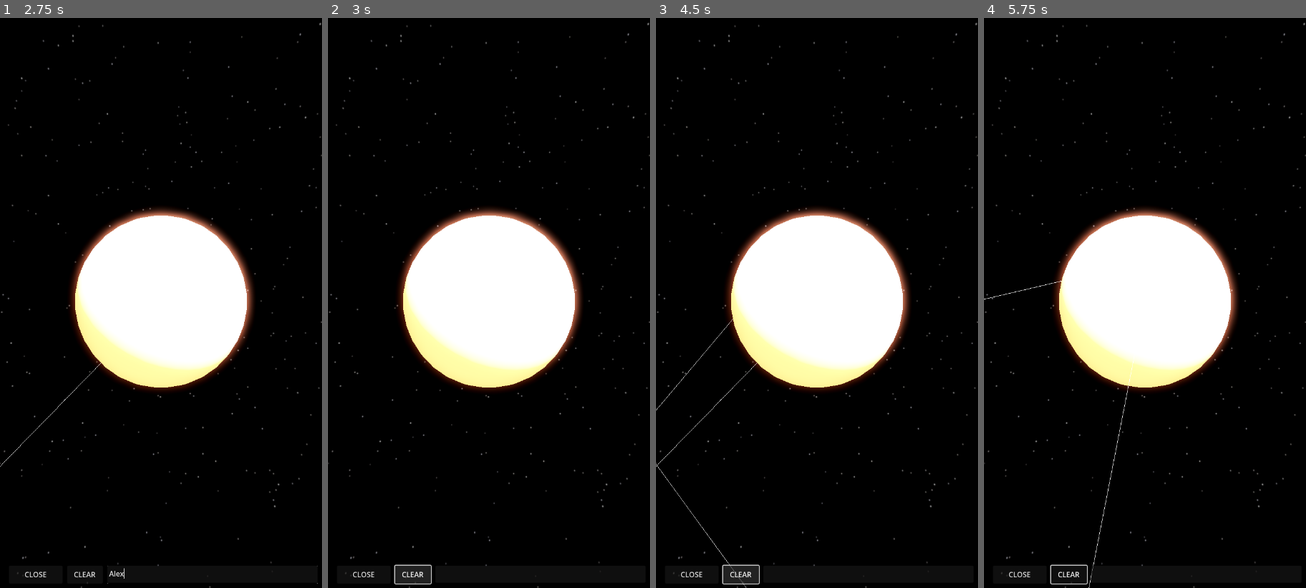
Above: before the commit, frames 1-4 (left to right).
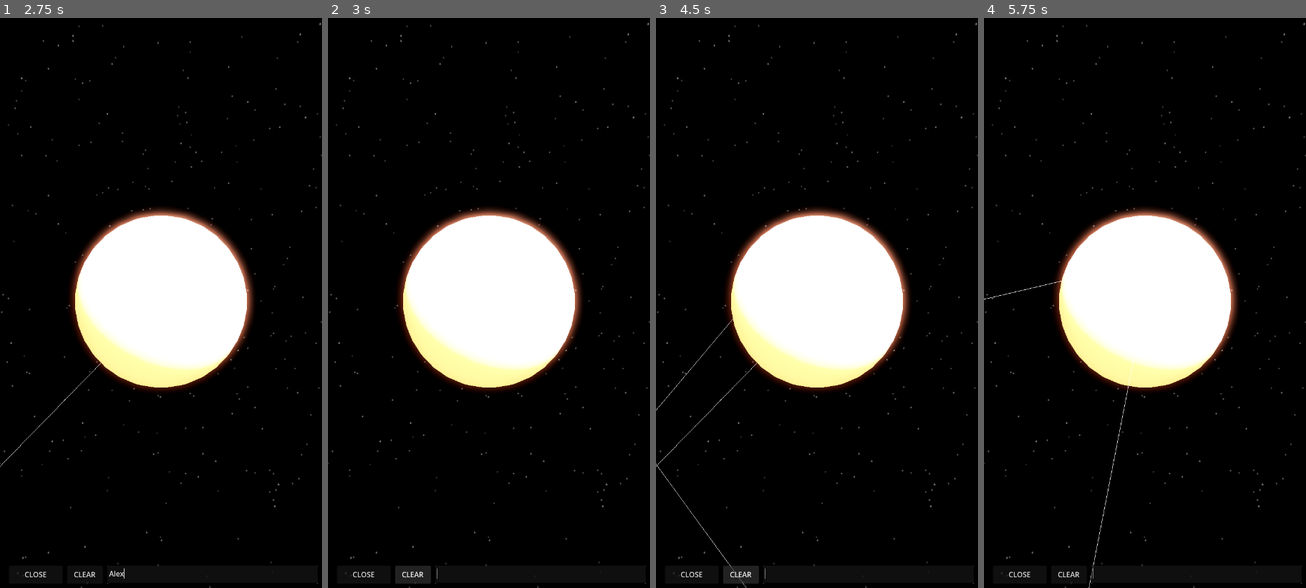
Above: after the commit, the same moments.

Repository: 0-5788719150923125/praxis
Game: Godot game, scene res://scenes/first_run.tscn
The game is run twice, just before and just after one commit, with the same random seed, the same clock (stepped at 60 frames per second) and the same inputs.
Inputs (mouse positions are in pixels of both pictures, inside the frame that each line leads up to):
- Up to frame 1 (2.75 s): click "DEMO" at 0.5 s; click "OPEN" at 1.25 s; click (212, 576) at 2.02 s; type "Alex" at 2.1 s
- Up to frame 2 (3 s): click "CLEAR" at 2.75 s
- Up to frame 3 (4.5 s): click "CLEAR" at 3.5 s; click "CLEAR" at 4.25 s
- Up to frame 4 (5.75 s): tap Enter at 5, 5.1 s; move the mouse to (1215, 274) at 5.02 s; click (1215, 274) at 5.17 s

Frame 1 is identical in both runs. In frame 2, less than 0.1% of the frame differs, in the area x 20-99%, y 95-100%; in frame 3, less than 0.1%; in frame 4, less than 0.1%.

Commit message:
remove unused code

Diff:
--- a/axis/scenes/chat_interface.tscn
+++ b/axis/scenes/chat_interface.tscn
@@ -20,7 +20,7 @@
 anchor_bottom = 1.0
 grow_horizontal = 2
 grow_vertical = 2
-mouse_filter = 2
+mouse_filter = 1
 
 [node name="ScrollContainer" type="ScrollContainer" parent="UIRoot"]
 layout_mode = 1
@@ -30,7 +30,6 @@
 offset_bottom = -60.0
 grow_horizontal = 2
 grow_vertical = 2
-mouse_filter = 2
 
 [node name="MessageContainer" type="VBoxContainer" parent="UIRoot/ScrollContainer"]
 layout_mode = 2
@@ -65,6 +64,7 @@
 [node name="HTTPRequest" type="HTTPRequest" parent="UIRoot"]
 
 [node name="ToggleButton" type="Button" parent="."]
+z_index = 1
 anchors_preset = 2
 anchor_top = 1.0
 anchor_bottom = 1.0
--- a/axis/scripts/chat_interface.gd
+++ b/axis/scripts/chat_interface.gd
@@ -2,13 +2,13 @@
 
 var message_scene = preload("res://scenes/message.tscn")
 var prompt_manager = PromptManager.new()
-var is_keyboard_visible: bool = false
 var initial_viewport_height: float = 0.0
-var ignore_next_focus_exited: bool = false
-
-var previous_keyboard_height: int = 0  # New variable
-var keyboard_height: int = 0  # New variable
-var is_toggling: bool = false  # Add this at the top of your script
+
+var keyboard_height: int = 0
+
+# Variables to store layout values
+var base_button_height: int
+var base_input_margin: int
 
 # UI scaling constants
 const MIN_BUTTON_HEIGHT = 70
@@ -42,15 +42,40 @@
 	_setup_layout()
 	_apply_platform_scaling()
 	hide_chat_interface()
-	# Set mouse_filter properties
-	scroll_container.mouse_filter = Control.MOUSE_FILTER_PASS
-	message_container.mouse_filter = Control.MOUSE_FILTER_IGNORE
-	ui_root.mouse_filter = Control.MOUSE_FILTER_PASS  # Ensure root passes events
-	#scroll_container.scroll_v_smoothing_enabled = true
-	#scroll_container.scroll_v_smoothing = 0.2  # Adjust smoothing factor as needed
-	#scroll_container.scroll_v_visible = false
-	toggle_button.z_index = 1
-	background_touch.z_index = 0
+
+func _process(_delta: float) -> void:
+	if OS.has_feature("mobile") and ui_root.visible:
+		keyboard_height = DisplayServer.virtual_keyboard_get_height()
+		_update_input_position(keyboard_height)
+
+func _update_input_position(keyboard_visible: bool):
+	var offset = keyboard_height + 50
+	_update_layout_positions(base_button_height, base_input_margin, offset)
+
+func _initialize_components():
+	initial_viewport_height = get_viewport().get_visible_rect().size.y
+	input_field.wrap_mode = TextEdit.LINE_WRAPPING_BOUNDARY
+	input_field.scroll_fit_content_height = true
+	background_touch.mouse_filter = Control.MOUSE_FILTER_IGNORE
+
+func _setup_signals():
+	http_request.request_completed.connect(_on_request_completed)
+	get_tree().root.size_changed.connect(_on_window_resize)
+	input_field.gui_input.connect(_on_input_gui_input)
+	clear_button.pressed.connect(_on_clear_button_pressed)
+	toggle_button.pressed.connect(_on_toggle_button_pressed)
+	scroll_container.gui_input.connect(_on_scroll_container_gui_input)
+
+func _setup_layout():
+	var is_mobile = OS.has_feature("mobile")
+	var base_button_height = MIN_BUTTON_HEIGHT if is_mobile else 40
+	var base_input_margin = 20 if is_mobile else 10
+
+	# Store these as instance variables for use in _update_input_position
+	self.base_button_height = base_button_height
+	self.base_input_margin = base_input_margin
+
+	_update_layout_positions(base_button_height, base_input_margin)
 
 func _create_base_theme():
 	# Create a base theme that will be used throughout the interface
@@ -107,26 +132,6 @@
 		control.add_theme_font_size_override("italic_font_size", size)
 		control.add_theme_font_size_override("bold_italic_font_size", size)
 
-func add_message(text: String, is_user: bool):
-	var message = message_scene.instantiate()
-	message_container.add_child(message)
-
-	# Apply theme and font scaling before setting the message
-	var is_mobile = OS.has_feature("mobile")
-	var font_size = MOBILE_FONT_SIZE if is_mobile else DESKTOP_FONT_SIZE
-
-	# Apply theme from parent
-	message.theme = ui_root.theme
-
-	# Ensure the label inside the message gets proper font size
-	var label = message.get_node_or_null("MarginContainer/Label")
-	if label:
-		_apply_font_size_to_control(label, font_size)
-
-	message.set_message(text, is_user)
-	await get_tree().process_frame
-	scroll_container.scroll_vertical = scroll_container.get_v_scroll_bar().max_value
-
 func _update_message_sizes():
 	var is_mobile = OS.has_feature("mobile")
 	var font_size = MOBILE_FONT_SIZE if is_mobile else DESKTOP_FONT_SIZE
@@ -140,47 +145,11 @@
 
 func _on_window_resize():
 	var current_height = get_viewport().get_visible_rect().size.y
-	if current_height >= initial_viewport_height and is_keyboard_visible:
-		_on_focus_exited()
 
 	# Reapply scaling when window size changes
 	_create_base_theme()
 	_setup_layout()
 	_apply_platform_scaling()
-
-
-func _process(_delta: float) -> void:
-	if OS.has_feature("mobile") and ui_root.visible:
-		previous_keyboard_height = keyboard_height
-		keyboard_height = DisplayServer.virtual_keyboard_get_height()
-
-		# Detect if the keyboard was closed by the user
-		if previous_keyboard_height > 0 and keyboard_height == 0:
-			# Keyboard was closed
-			print("Keyboard closed - closing chat interface")
-			hide_chat_interface()
-
-		# Optionally, detect if the keyboard was opened
-		elif previous_keyboard_height == 0 and keyboard_height > 0:
-			is_keyboard_visible = true
-			_update_input_position(true)
-
-func _initialize_components():
-	initial_viewport_height = get_viewport().get_visible_rect().size.y
-	input_field.wrap_mode = TextEdit.LINE_WRAPPING_BOUNDARY
-	input_field.scroll_fit_content_height = true
-	background_touch.mouse_filter = Control.MOUSE_FILTER_IGNORE
-
-func _setup_layout():
-	var is_mobile = OS.has_feature("mobile")
-	var base_button_height = MIN_BUTTON_HEIGHT if is_mobile else 40
-	var base_input_margin = 20 if is_mobile else 10
-
-	# Store these as instance variables for use in _update_input_position
-	self.base_button_height = base_button_height
-	self.base_input_margin = base_input_margin
-
-	_update_layout_positions(base_button_height, base_input_margin)
 
 func _update_layout_positions(button_height: int, input_margin: int, keyboard_offset: int = 0):
 	var is_mobile = OS.has_feature("mobile")
@@ -252,20 +221,6 @@
 		control.add_theme_font_size_override("font_size", size)
 		control.theme = theme
 
-# Variables to store layout values
-var base_button_height: int
-var base_input_margin: int
-
-func _setup_signals():
-	http_request.request_completed.connect(_on_request_completed)
-	get_tree().root.size_changed.connect(_on_window_resize)
-	input_field.gui_input.connect(_on_input_gui_input)
-	input_field.focus_entered.connect(_on_focus_entered)
-	input_field.focus_exited.connect(_on_focus_exited)
-	clear_button.pressed.connect(_on_clear_button_pressed)
-	toggle_button.pressed.connect(_on_toggle_button_pressed)
-	scroll_container.gui_input.connect(_on_scroll_container_gui_input)
-
 func _on_scroll_container_gui_input(event):
 	if event is InputEventMouseButton and event.is_pressed():
 		if event.button_index == MOUSE_BUTTON_WHEEL_UP:
@@ -274,61 +229,27 @@
 			scroll_container.scroll_vertical += 20
 
 func _on_toggle_button_pressed() -> void:
-	if is_toggling:
-		return
-	is_toggling = true
 	if ui_root.visible:
 		await hide_chat_interface()
 	else:
 		await show_chat_interface()
-	is_toggling = false
-
 
 func show_chat_interface() -> void:
 	ui_root.show()
 	background_touch.show()
 	toggle_button.text = "CLOSE"
-	is_keyboard_visible = true
-	ignore_next_focus_exited = true
 	input_field.grab_focus()
 	if OS.has_feature("mobile"):
 		DisplayServer.virtual_keyboard_show("default")
-		await get_tree().process_frame
-		_update_input_position(true)
 
 func hide_chat_interface() -> void:
 	ui_root.hide()
 	background_touch.hide()
 	toggle_button.text = "OPEN"
-	is_keyboard_visible = false
-	ignore_next_focus_exited = false
 	if input_field.has_focus():
 		input_field.release_focus()
 	if OS.has_feature("mobile"):
 		DisplayServer.virtual_keyboard_hide()
-		await get_tree().process_frame
-		_update_input_position(false)
-
-func _update_input_position(keyboard_visible: bool):
-	var offset = KEYBOARD_OFFSET if keyboard_visible and OS.has_feature("mobile") else 0
-	_update_layout_positions(base_button_height, base_input_margin, offset)
-
-func _on_focus_entered() -> void:
-	is_keyboard_visible = true
-	if OS.has_feature("mobile"):
-		await get_tree().create_timer(0.05).timeout
-		_update_input_position(true)
-
-func _on_focus_exited() -> void:
-	if ignore_next_focus_exited:
-		ignore_next_focus_exited = false
-		return
-	# Only hide the chat interface if we are not toggling
-	if is_toggling:
-		return
-	is_keyboard_visible = false
-	_update_input_position(false)
-	# Do not automatically hide the chat interface here
 
 func clear_chat_history() -> void:
 	# Clear all messages from the UI
@@ -339,25 +260,35 @@
 	# Clear the input field if it has any text
 	input_field.text = ""
 
-func _notification(what: int) -> void:
-	match what:
-		NOTIFICATION_WM_GO_BACK_REQUEST:
-			if is_keyboard_visible:
-				input_field.release_focus()
-				get_viewport().set_input_as_handled()
-		NOTIFICATION_APPLICATION_FOCUS_OUT:
-			if is_keyboard_visible:
-				_on_focus_exited()
-
 func _on_clear_button_pressed() -> void:
-	# Clear the conversation history
 	clear_chat_history()
+	input_field.grab_focus()
 
 func _on_input_gui_input(event: InputEvent):
 	if event is InputEventKey and event.pressed and not event.shift_pressed:
 		if event.keycode in [KEY_ENTER, KEY_KP_ENTER]:
 			_send_message()
 			get_viewport().set_input_as_handled()
+
+func add_message(text: String, is_user: bool):
+	var message = message_scene.instantiate()
+	message_container.add_child(message)
+
+	# Apply theme and font scaling before setting the message
+	var is_mobile = OS.has_feature("mobile")
+	var font_size = MOBILE_FONT_SIZE if is_mobile else DESKTOP_FONT_SIZE
+
+	# Apply theme from parent
+	message.theme = ui_root.theme
+
+	# Ensure the label inside the message gets proper font size
+	var label = message.get_node_or_null("MarginContainer/Label")
+	if label:
+		_apply_font_size_to_control(label, font_size)
+
+	message.set_message(text, is_user)
+	await get_tree().process_frame
+	scroll_container.scroll_vertical = scroll_container.get_v_scroll_bar().max_value
 
 func _send_message():
 	var text = input_field.text.strip_edges()
